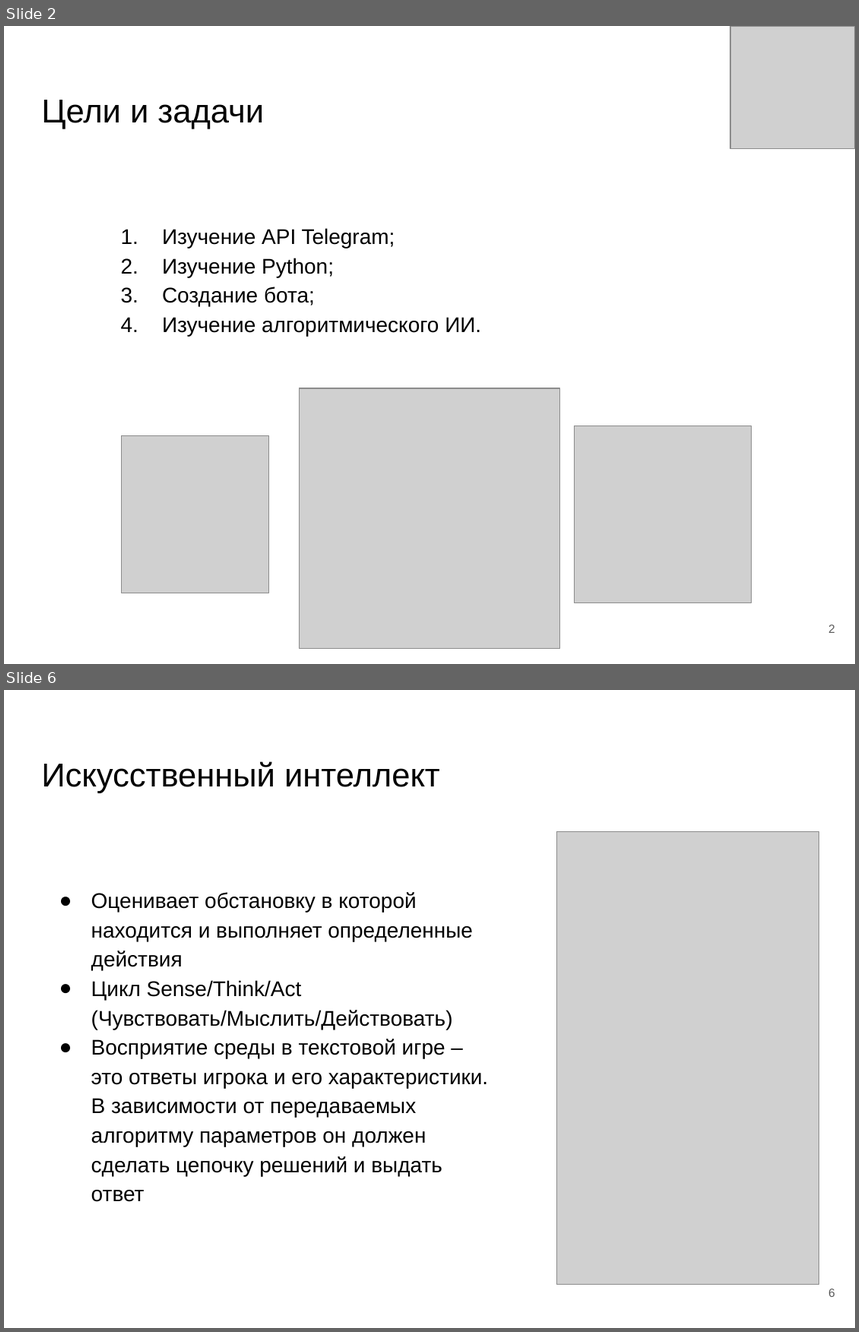
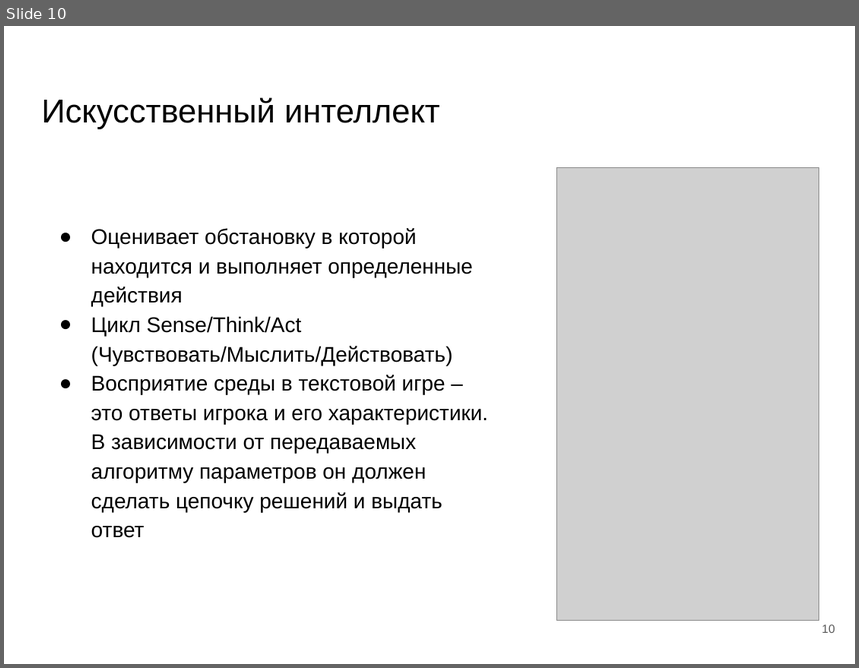
Before and after one commit to kolobok001/Uirs, a slide deck: otchet/Видякин Голушков.pptx. Shown one above the other, each under a label of ours: slides 2 and 6 before the commit, slide 10 after it; the slides between them are not shown. The pictures are 859x1332 and 859x668 pixels, drawn with LibreOffice and Linux fonts; fonts in the diff are those of the drawing; grey boxes stand for pictures. Boxes give left, top, right and bottom in pixels: in the first picture for what was removed or moved away, otherwise in the second. Text is boxed around its words. In the diff, an @@ line names an element or a change of style, - is before the commit and + after.

```diff
--- a/otchet/Видякин Голушков.pptx
+++ b/otchet/Видякин Голушков.pptx
@@ slide 2 removed at bbox=[4, 26, 855, 664], background #FFFFFF @@
@@ picture removed at bbox=[731, 26, 855, 148] @@
@@ title removed at bbox=[41, 100, 264, 129] @@
-Цели и задачи
@@ text removed at bbox=[121, 228, 481, 336] @@
-1. Изучение API Telegram;
-2. Изучение Python;
-3. Создание бота;
-4. Изучение алгоритмического ИИ.
@@ picture removed at bbox=[300, 389, 560, 649] @@
@@ picture removed at bbox=[574, 426, 751, 603] @@
@@ picture removed at bbox=[122, 436, 268, 593] @@
@@ page number removed at bbox=[829, 625, 835, 633] @@
-2
@@ what was slide 6 is now slide 10 @@
@@ page number at bbox=[822, 625, 835, 633]: text changed @@
-6
+10
```
Also in this commit, not shown: 3 slides changed, 8 slides added, 6 other slides removed, 1 other file.
